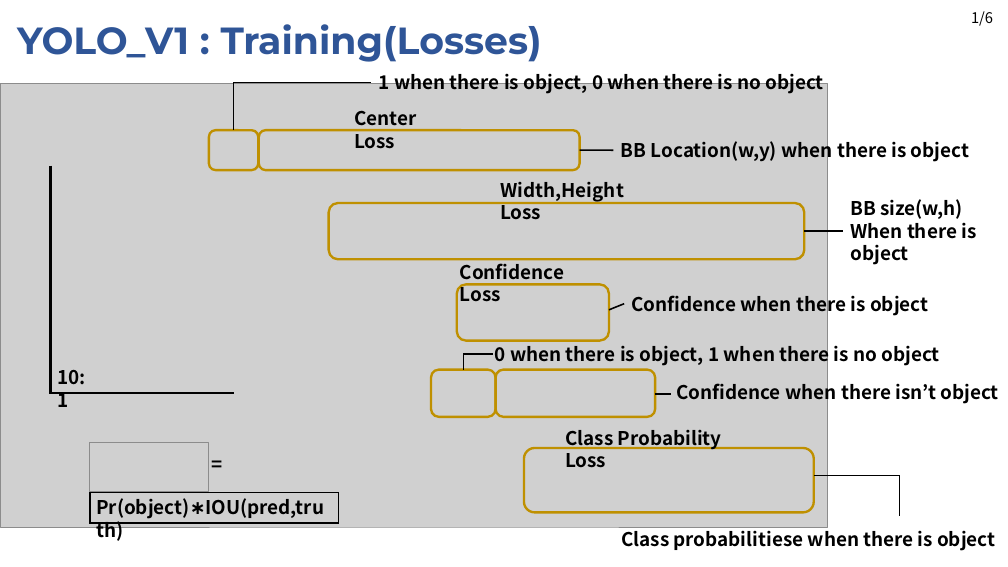
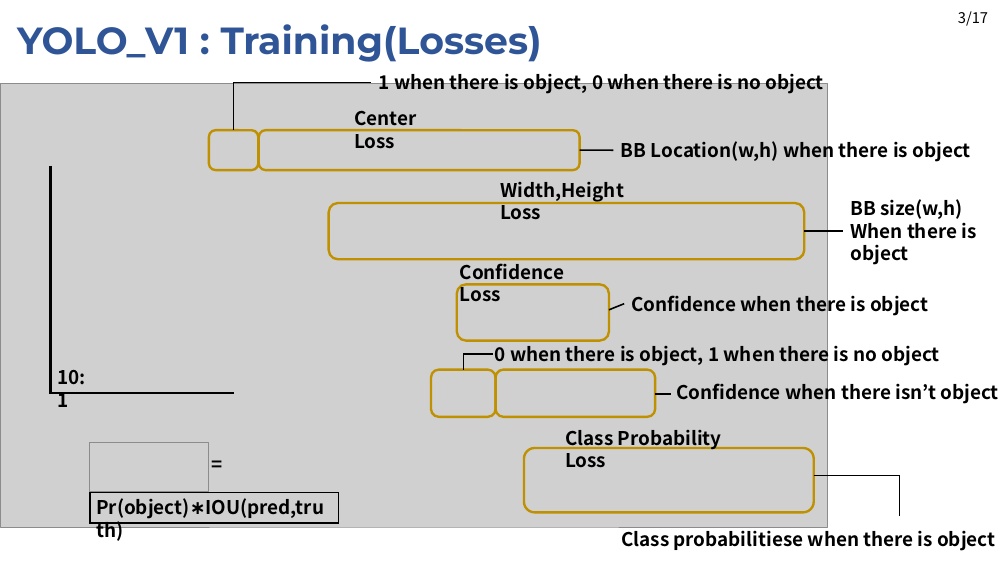
Before and after one commit to JaeHyung-Jung/Seminar_Deeplearning, a slide deck: slide 4 of 2nd_week/Seminar_2nd_week_1Stage.pptx. Drawn at 1008x567 pixels with LibreOffice and Linux fonts; fonts in the diff are those of the drawing; grey boxes stand for pictures. Boxes give left, top, right and bottom in pixels: in the first picture for what was removed or moved away, otherwise in the second. Text is boxed around its words. In the diff, an @@ line names an element or a change of style, - is before the commit and + after.

```diff
--- a/2nd_week/Seminar_2nd_week_1Stage.pptx
+++ b/2nd_week/Seminar_2nd_week_1Stage.pptx
@@ text added at bbox=[958, 11, 988, 26], 14 pt, text #000000 @@
+3/17
@@ text removed at bbox=[971, 11, 993, 26] @@
-1/6
@@ text at bbox=[621, 138, 970, 163]: text changed @@
-BB Location(w,y) when there is object
+BB Location(w,h) when there is object
```
Also in this commit, not shown: 12 other slides changed, 5 slides added, 2 slides removed.
